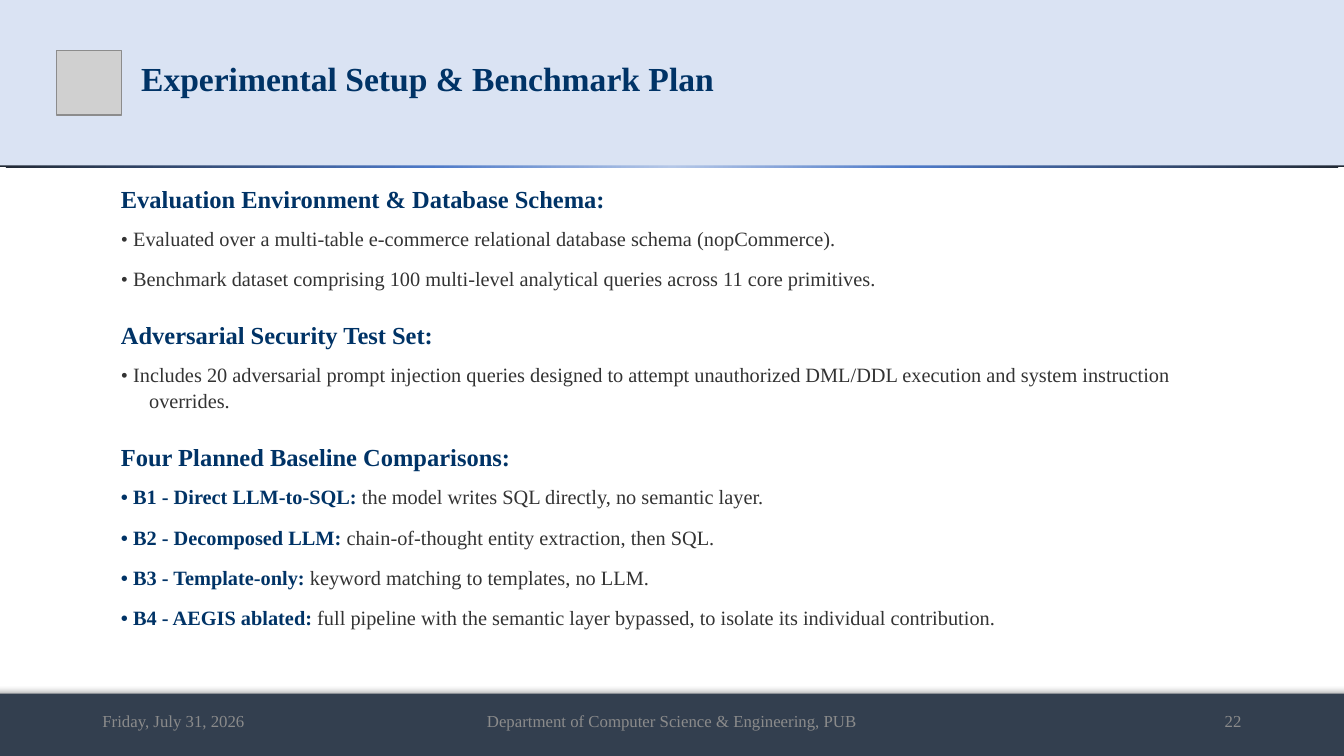
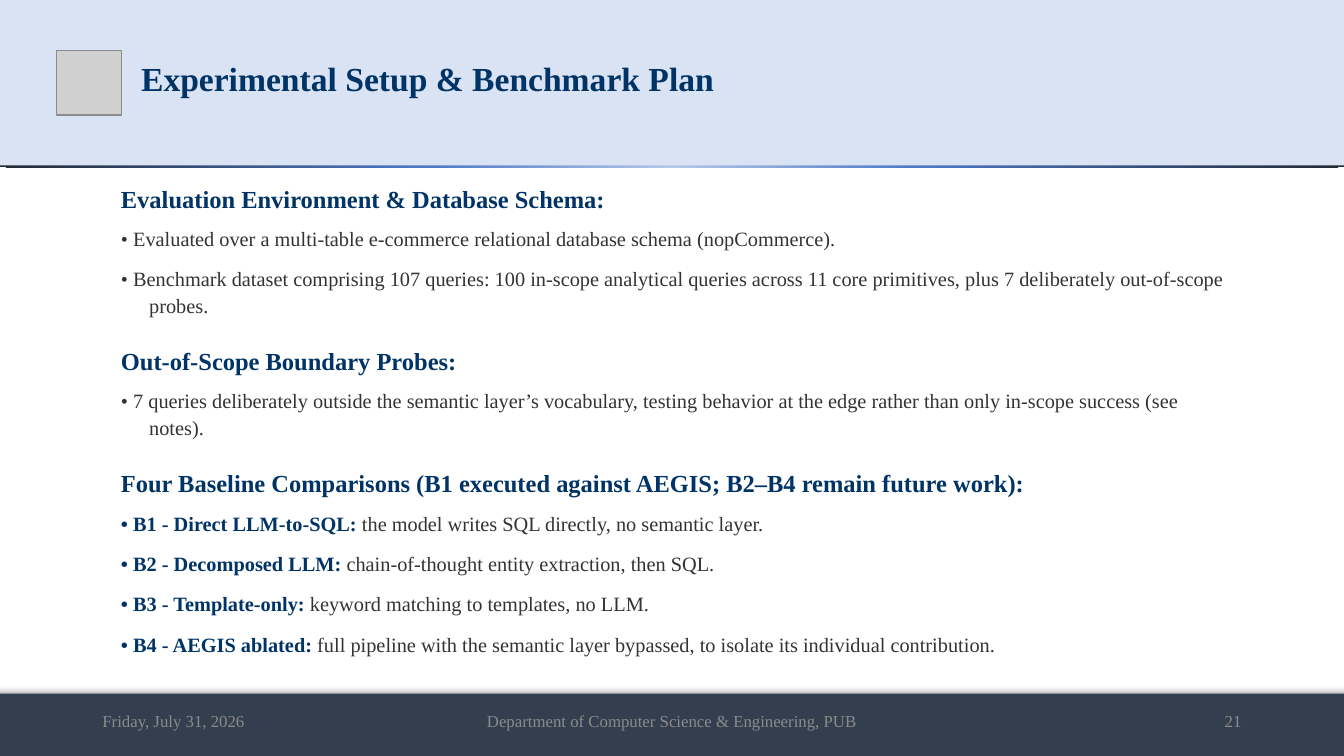
Before and after one commit to md-riaz/AEGIS-Research, a slide deck: slide 21 of docs/scripts/Md_Riaz_Mid_Defense_Final_0322310105101024.pptx (slide 22 before the commit). Drawn at 1344x756 pixels with LibreOffice and Linux fonts; fonts in the diff are those of the drawing; grey boxes stand for pictures. Boxes give left, top, right and bottom in pixels: in the first picture for what was removed or moved away, otherwise in the second. Text is boxed around its words. In the diff, an @@ line names an element or a change of style, - is before the commit and + after.

```diff
--- a/docs/scripts/Md_Riaz_Mid_Defense_Final_0322310105101024.pptx
+++ b/docs/scripts/Md_Riaz_Mid_Defense_Final_0322310105101024.pptx
@@ text at <box>121,271,1223,498</box>: text changed @@
-• Benchmark dataset comprising 100 multi-level analytical queries across 11 core primitives.
-Adversarial Security Test Set:
-• Includes 20 adversarial prompt injection queries designed to attempt unauthorized DML/DDL execution and system instruction overrides.
-Four Planned Baseline Comparisons:
+• Benchmark dataset comprising 107 queries: 100 in-scope analytical queries across 11 core primitives, plus 7 deliberately out-of-scope probes.
+Out-of-Scope Boundary Probes:
+• 7 queries deliberately outside the semantic layer’s vocabulary, testing behavior at the edge rather than only in-scope success (see notes).
+Four Baseline Comparisons (B1 executed against AEGIS; B2–B4 remain future work):
@@ text at <box>1225,716,1242,727</box>: text changed @@
-22
+21
```
Also in this commit, not shown: 21 other slides changed, 1 slide removed, 1 other file.
